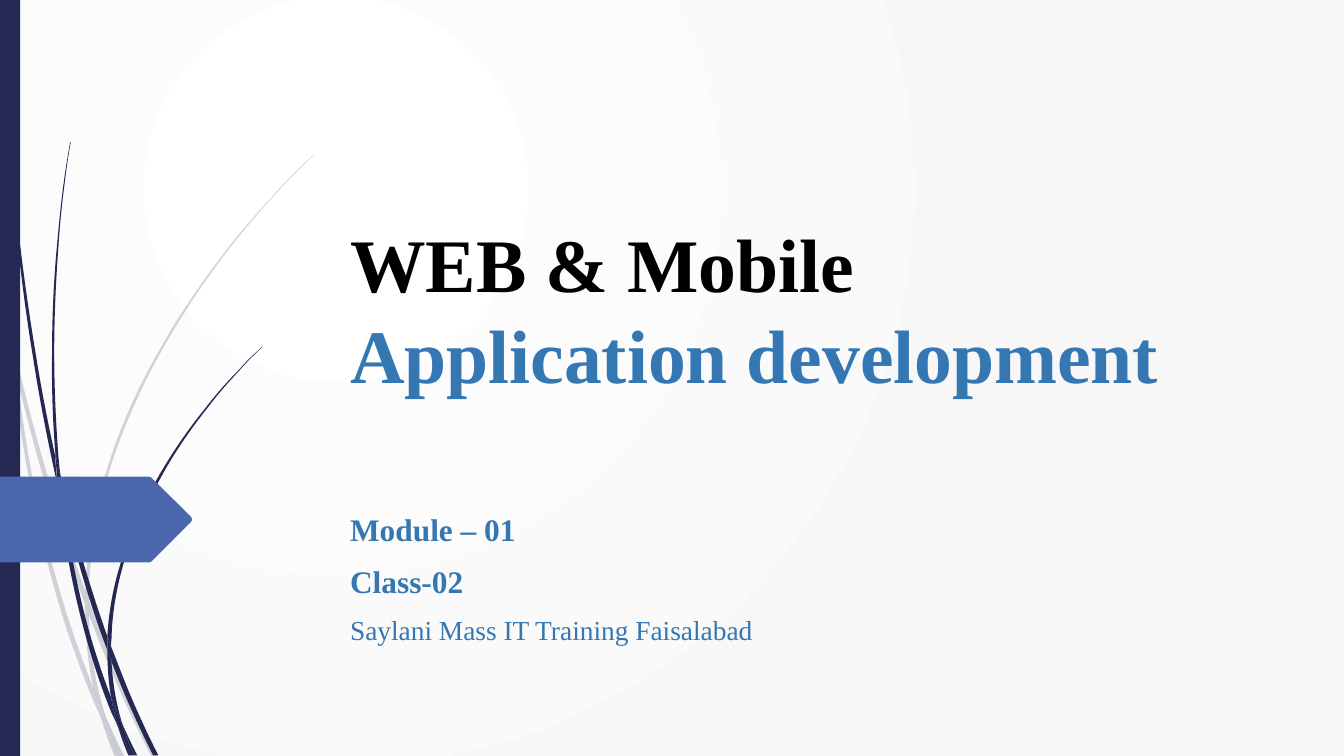
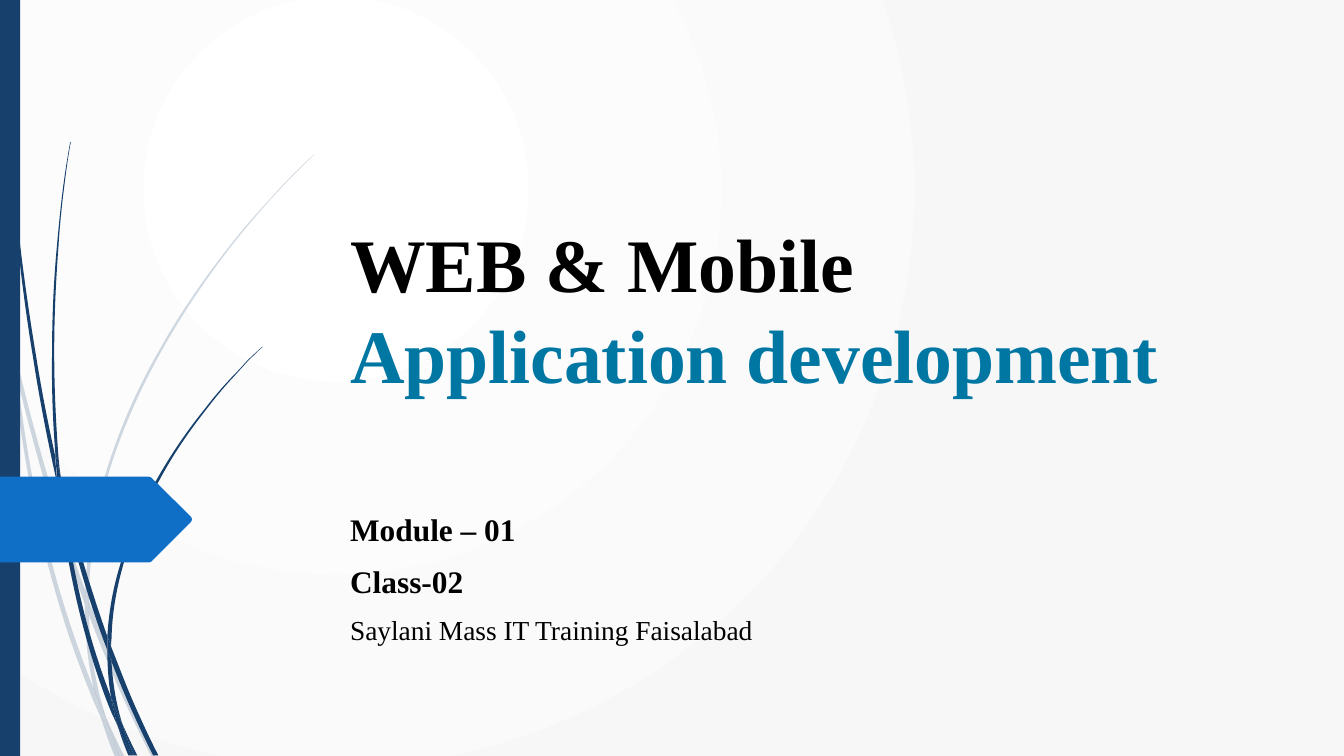
Before and after one commit to umairazmat/SMIT-WMA-6-A, a slide deck: slide 1 of Presentations/HTML Class 02.pptx. Drawn at 1344x756 pixels with LibreOffice and Linux fonts; fonts in the diff are those of the drawing. Boxes give left, top, right and bottom in pixels: in the first picture for what was removed or moved away, otherwise in the second. Text is boxed around its words. In the diff, an @@ line names an element or a change of style, - is before the commit and + after.

Commit message:
class 04

```diff
--- a/Presentations/HTML Class 02.pptx
+++ b/Presentations/HTML Class 02.pptx
@@ title "WEB & Mobile Application development" at (350, 239, 1158, 398): text colour #3477B2 to #0076A3 in "Application development" @@
@@ fill #242852 to #17406D in 13 elements at (3, 0, 57, 485), (60, 476, 107, 650), (111, 646, 158, 755), (57, 481, 118, 728), (123, 725, 138, 756), (55, 453, 65, 509), (107, 347, 262, 646), (118, 728, 131, 756), (107, 650, 122, 725), (107, 636, 111, 661), (111, 697, 134, 755), (0, 0, 20, 756), (51, 142, 71, 476) @@
@@ freeform shape at (0, 477, 193, 563): fill #4A66AC to #0F6FC6 @@
@@ subtitle "Module – 01" at (350, 519, 752, 645): text colour #3477B2 to #000000 @@
@@ fill #242852 at 20% opacity to #17406D at 20% opacity in 10 elements at (0, 284, 11, 353), (14, 348, 86, 604), (89, 601, 156, 756), (106, 717, 125, 756), (11, 353, 102, 720), (85, 604, 106, 717), (86, 154, 315, 601), (102, 720, 120, 756), (85, 591, 89, 615), (94, 689, 120, 756) @@
```
Also in this commit, not shown: 1 other slide changed, 6 slides added, 5 slides removed, 10 other files.
